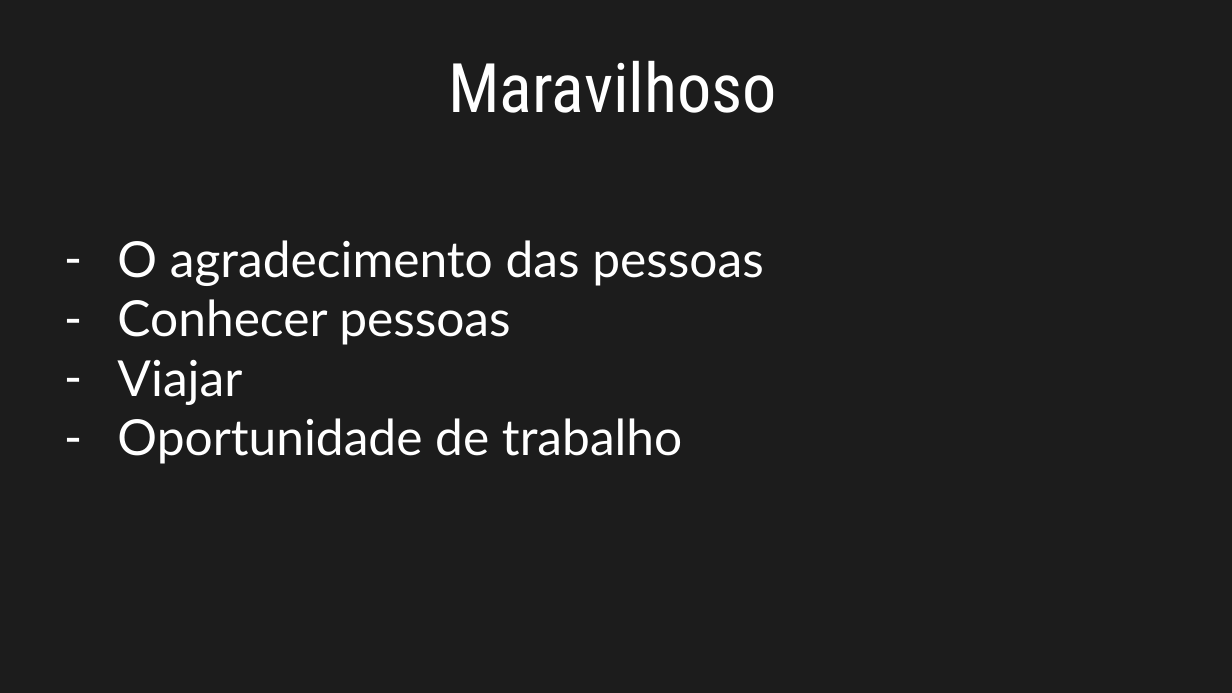
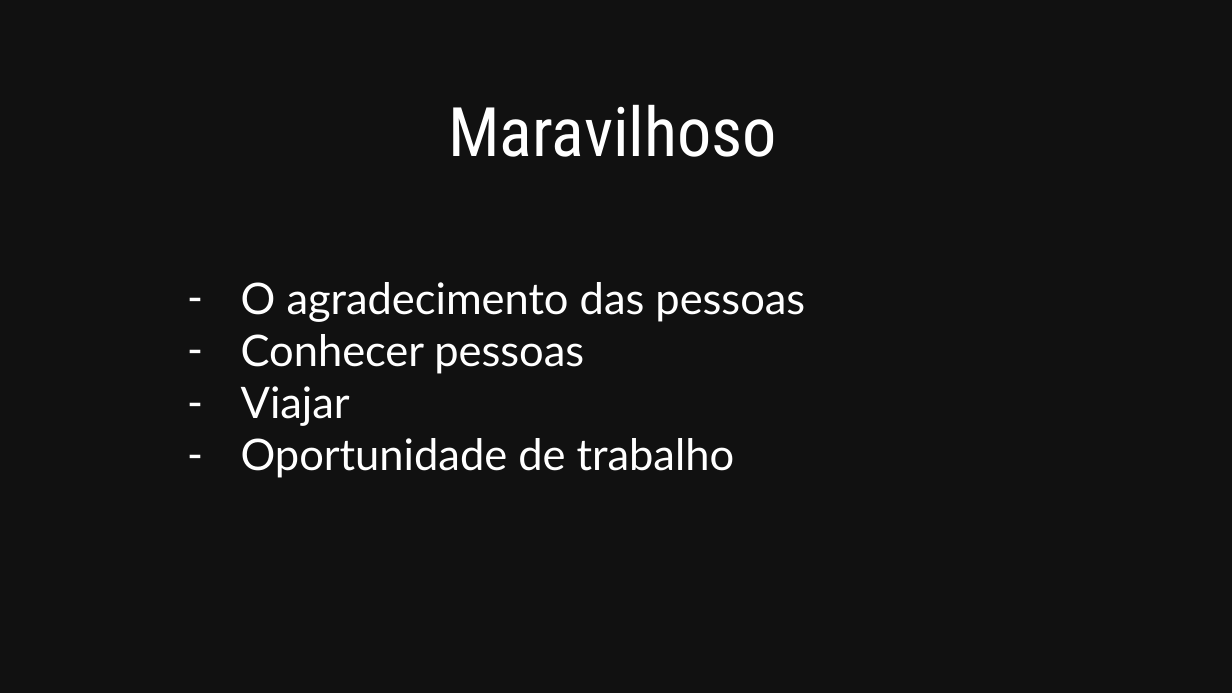
Before and after one commit to allythy/Palestras, a slide deck: slide 14 of slides/Comunidade-bom-ruim-e-o-maravilhoso/comunidades-bom-ruim-e-maravilhoso.odp (slide 13 before the commit). Drawn at 1232x693 pixels with LibreOffice and Linux fonts; fonts in the diff are those of the drawing. Boxes give left, top, right and bottom in pixels: in the first picture for what was removed or moved away, otherwise in the second. Text is boxed around its words. In the diff, an @@ line names an element or a change of style, - is before the commit and + after.

Commit message:
Update slides 'Comunidades: bom, ruim e maravilhoso'

```diff
--- a/slides/Comunidade-bom-ruim-e-o-maravilhoso/comunidades-bom-ruim-e-maravilhoso.odp
+++ b/slides/Comunidade-bom-ruim-e-o-maravilhoso/comunidades-bom-ruim-e-maravilhoso.odp
@@ background #1C1C1C to #111111 @@
@@ text "Maravilhoso" moved from (x1=448, y1=60, x2=777, y2=113) to (x1=448, y1=104, x2=777, y2=157) @@
@@ text "O agradecimento das pessoas" moved from (x1=117, y1=240, x2=763, y2=464) to (x1=241, y1=282, x2=805, y2=478) @@
@@ text "O agradecimento das pessoas" at (x1=241, y1=282, x2=805, y2=478): size 32 to 28 pt @@
```
Also in this commit, not shown: 19 other slides changed, 3 slides added, 2 slides removed, 1 other file.
